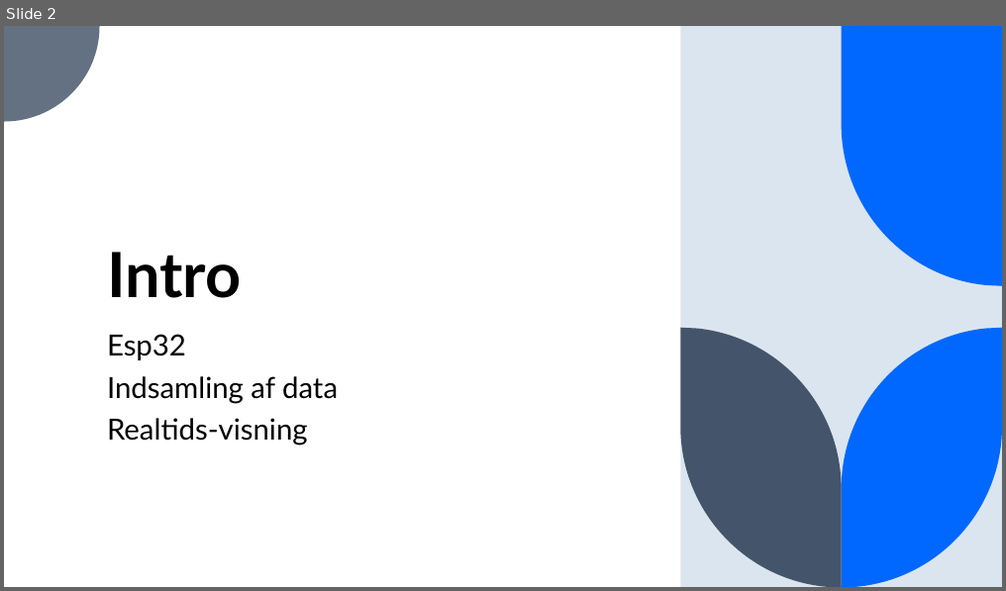
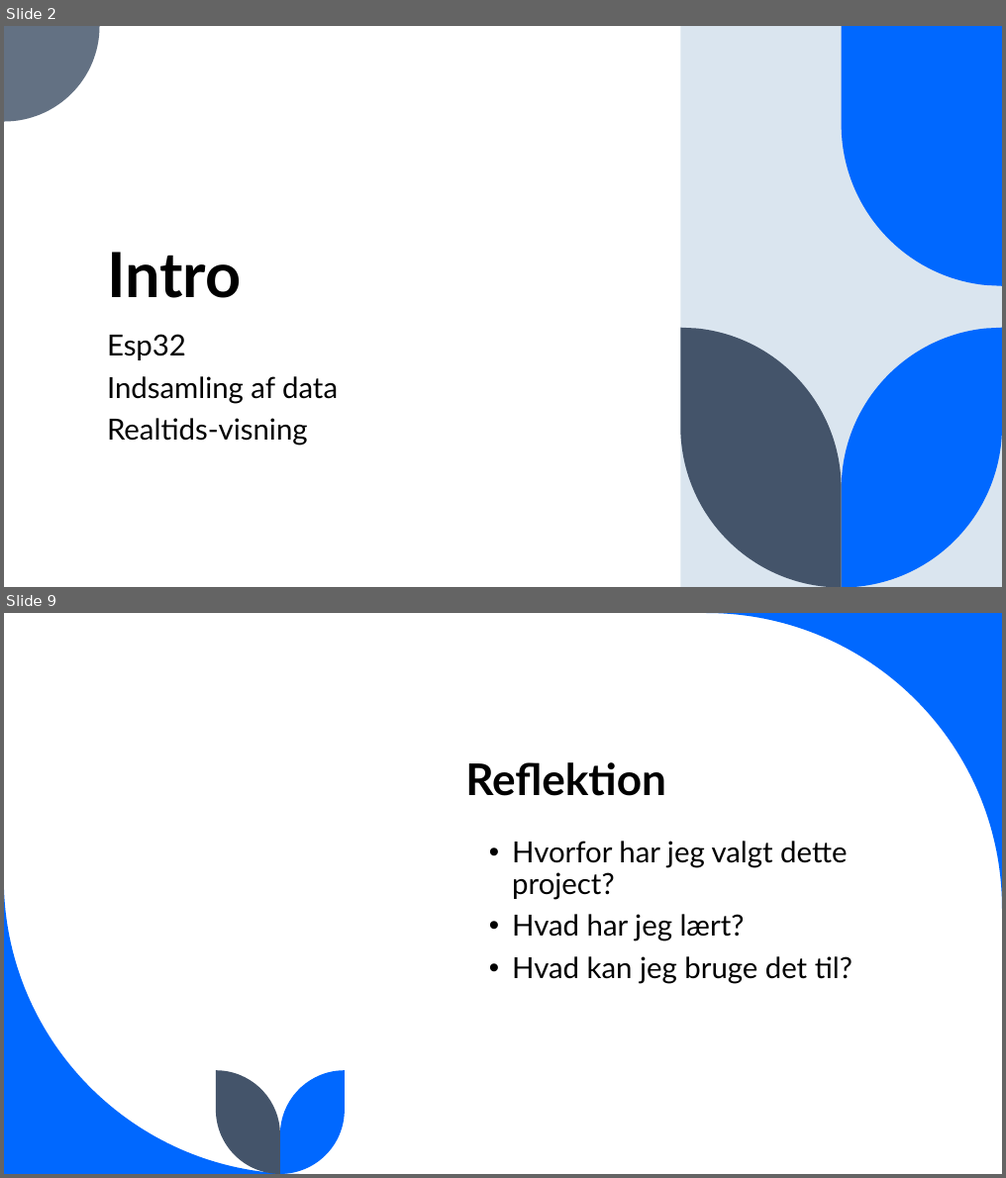
Before and after one commit to jona339e/EnergiCollector_Jonas, a slide deck: Documentation/Energi Indsamler.pptx. Shown one above the other, each under a label of ours: slide 2 before the commit, slides 2 and 9 after it; the slides between them are not shown. The pictures are 1006x591 and 1006x1178 pixels, drawn with LibreOffice and Linux fonts; fonts in the diff are those of the drawing. Boxes give left, top, right and bottom in pixels: in the first picture for what was removed or moved away, otherwise in the second. Text is boxed around its words. In the diff, an @@ line names an element or a change of style, - is before the commit and + after.

```diff
--- a/Documentation/Energi Indsamler.pptx
+++ b/Documentation/Energi Indsamler.pptx
@@ slide 9 added at (4,613,1002,1174), background #FFFFFF @@
@@ title added at (465,762,666,796), 42 pt, text #000000, bold @@
+Reflektion
@@ text added at (512,841,852,983), 28 pt, text #000000 @@
+  • Hvorfor har jeg valgt dette project?
+  • Hvad har jeg lært?
+  • Hvad kan jeg bruge det til?
@@ group added at (4,613,1002,1174): 4 freeform shapes @@
```
Also in this commit, not shown: 4 slides changed, 3 other slides added, 1 slide removed, 5 other files.
